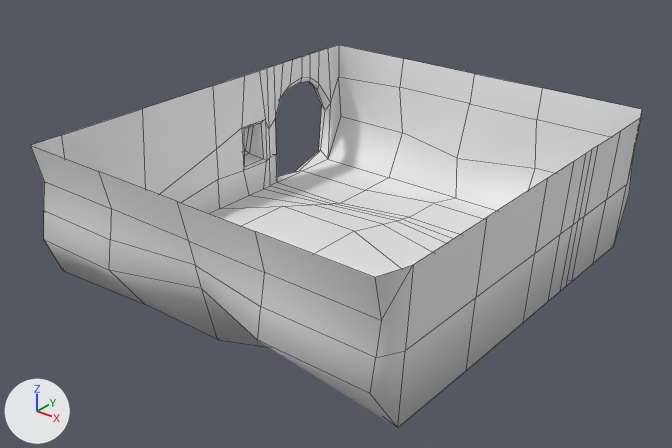
One commit to the FBX model BuildingEscape/Content/StaticMesh/caveWalls.fbx: the scene before it, then after it.
The view is the same before and after, from a 50 mm lens placed at (12.25, -15.94, 10.54), pointed at (0.05, -0.69, 1.09). Lighting does not change. The marker at lower left points along +X, +Y and +Z. Mesh edges are drawn as thin lines. Where no turn or scale is listed for an object, it has been applied to the vertices. Vertices at the same position are counted once.

Objects in the first picture: 'caveWalls'.
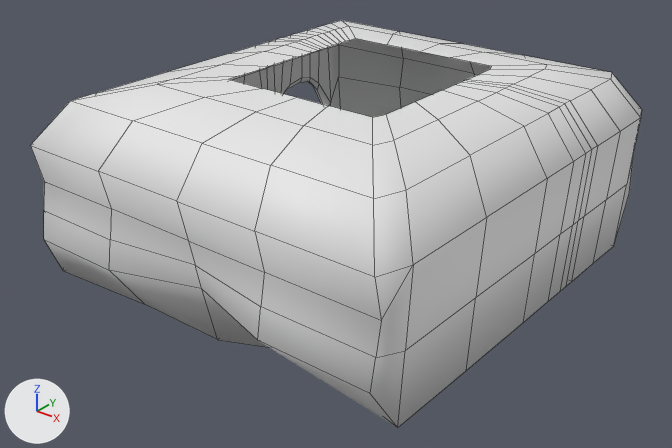
The newer file is also rescaled (x1.464), turned or shifted as a whole; pictures and numbers use the older file's frame.

The change, as a diff of the scene's bpy script:
```diff
--- a/BuildingEscape/Content/StaticMesh/caveWalls.fbx.py
+++ b/BuildingEscape/Content/StaticMesh/caveWalls.fbx.py
@@ me_plane_001 @@
 # used by ob_cavewalls; location = (0.12, -0.07, -0.07)
-me_plane_001.from_pydata(...)  # 165 vertices, 144 faces; spans x -5.19..4.84, y -5.42..5.35, z -0.17..3.44
+me_plane_001.from_pydata(...)  # 261 vertices, 240 faces; spans x -5.19..4.84, y -5.42..5.35, z -0.17..4.64
+# me_plane_001 part 1
+# 96 vertices are added at x -4.07..4.2, y -4.66..4.56, z 4.34..4.64
+# 96 new faces join them
 me_plane_001.materials.append(mat_cavewalls)
```

What differs and where, as boxes (x1, y1, x2, y2) in the pictures (672 x 448 px):
'caveWalls', reshaped (7% taller)
    before: (31, 45, 642, 428)
    after: (31, 20, 642, 428)
part 1 of me_plane_001, added
    after: (31, 20, 642, 277)
